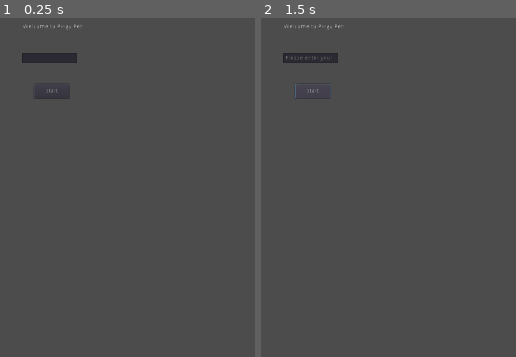
Above: before the commit, frames 1-2 (left to right).
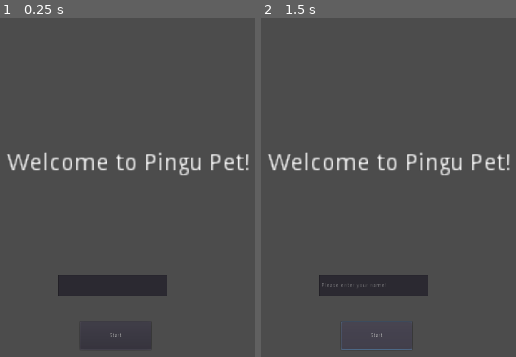
Above: after the commit, the same moments.

Repository: fiatsenko-tech/Pingu-Pet
Game: Godot game, scene res://tscn/PantallaInicio.tscn
The game is run twice, just before and just after one commit, with the same random seed, the same clock (stepped at 60 frames per second) and the same inputs. The project has no main scene, so this scene is started directly.
Inputs:
- Up to frame 1 (0.25 s): no input
- Up to frame 2 (1.5 s): click "Start" at 0.5 s; click "Start" at 1.25 s

The runs differ from the first frame. In frame 1, 5.3% of the frame differs, in the area x 2-98%, y 1-95%; in frame 2, 5.3%.

Commit message:
Comer pescado terminado

Diff:
--- a/project.godot
+++ b/project.godot
@@ -25,6 +25,10 @@
 window/stretch/mode="2d"
 window/stretch/aspect="keep"
 
+[global]
+
+Display=false
+
 [gui]
 
 common/drop_mouse_on_gui_input_disabled=true
--- a/scripts/Pescado.gd
+++ b/scripts/Pescado.gd
@@ -14,30 +14,29 @@
 				arrastrando = false
 				comprobar_entrega()
 
+
 func _process(_delta):
 	if arrastrando:
 		rect_global_position = get_global_mouse_position() + offset
+
 
 func comprobar_entrega():
 	var pingu = get_tree().get_root().get_node("Juego/Pingu")
 	var zona_comida = pingu.get_node("ZonaComida")
 
 	var posicion_pescado = get_global_rect().get_center()
-	var posicion_zona = zona_comida.global_position
+	var posicion_pescado_local = pingu.to_local(posicion_pescado)
 
-	print("Pescado: ", posicion_pescado)
-	print("Zona comida: ", posicion_zona)
+	var distancia = posicion_pescado_local.distance_to(zona_comida.position)
 
-	var distancia = posicion_pescado.distance_to(posicion_zona)
+	print("Distancia del pescado a ZonaComida: ", distancia)
 
-	print("Distancia: ", distancia)
-
-	if distancia < 300:
+	if distancia <= 42.72:
 		if Necesidades.hambre < 100:
-			print("¡Pingu puede comer!")
 			Necesidades.modificar_hambre(17)
-			print("Hambre después de comer: ", Necesidades.hambre)
+			print("¡Pingu comió!")
+			print("Hambre: ", Necesidades.hambre)
 		else:
 			print("Pingu está lleno")
 	else:
-		print("Pescado soltado fuera de Pingu")
+		print("Pescado soltado fuera de ZonaComida")
--- a/tscn/Juego.tscn
+++ b/tscn/Juego.tscn
@@ -23,10 +23,10 @@
 position = Vector2( 551, 187 )
 
 [node name="ZonaComida" type="Area2D" parent="Pingu"]
-position = Vector2( -157, 782 )
+position = Vector2( -140, 787 )
 
 [node name="CollisionShape2D" type="CollisionShape2D" parent="Pingu/ZonaComida"]
-position = Vector2( 91, 58 )
+position = Vector2( 0, -1 )
 shape = SubResource( 1 )
 
 [node name="UI" type="Control" parent="."]
--- a/tscn/PantallaInicio.tscn
+++ b/tscn/PantallaInicio.tscn
@@ -8,36 +8,37 @@
 script = ExtResource( 1 )
 
 [node name="Titulo" type="Label" parent="."]
-margin_left = 295.0
-margin_top = 127.0
-margin_right = 441.0
-margin_bottom = 141.0
+margin_left = 258.0
+margin_top = 435.0
+margin_right = 405.0
+margin_bottom = 449.0
+rect_scale = Vector2( 4, 4 )
 text = "Welcome to Pingu Pet!"
 
 [node name="CampoNombre" type="LineEdit" parent="."]
-margin_left = 294.0
-margin_top = 197.0
-margin_right = 425.0
-margin_bottom = 221.0
+margin_left = 380.0
+margin_top = 729.0
+margin_right = 642.0
+margin_bottom = 781.0
 
 [node name="BotonComenzar" type="Button" parent="."]
-margin_left = 322.0
-margin_top = 271.0
-margin_right = 407.0
-margin_bottom = 306.0
+margin_left = 432.0
+margin_top = 841.0
+margin_right = 603.0
+margin_bottom = 909.0
 text = "Start"
 
 [node name="PanelMensaje" type="Panel" parent="."]
-margin_left = 510.0
-margin_top = 218.0
-margin_right = 550.0
-margin_bottom = 258.0
+margin_left = 835.0
+margin_top = 632.0
+margin_right = 862.0
+margin_bottom = 658.0
 
 [node name="TextoMensaje" type="Label" parent="PanelMensaje"]
-margin_left = 11.0
-margin_top = -134.0
-margin_right = 51.0
-margin_bottom = -120.0
+margin_left = -1.0
+margin_top = 44.0
+margin_right = 59.0
+margin_bottom = 70.0
 
 [node name="BotonEntrar" type="Button" parent="PanelMensaje"]
 margin_left = 4.0
